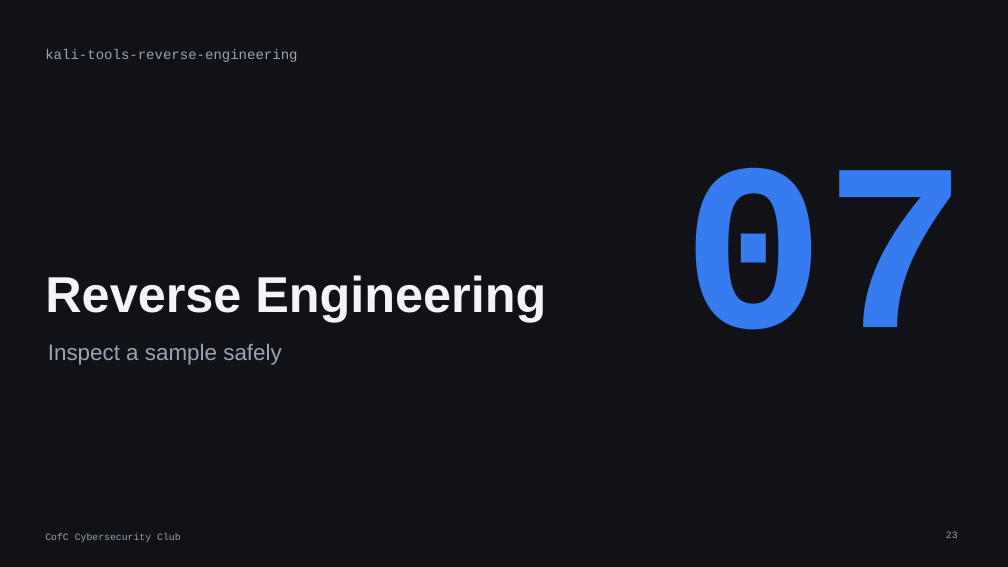
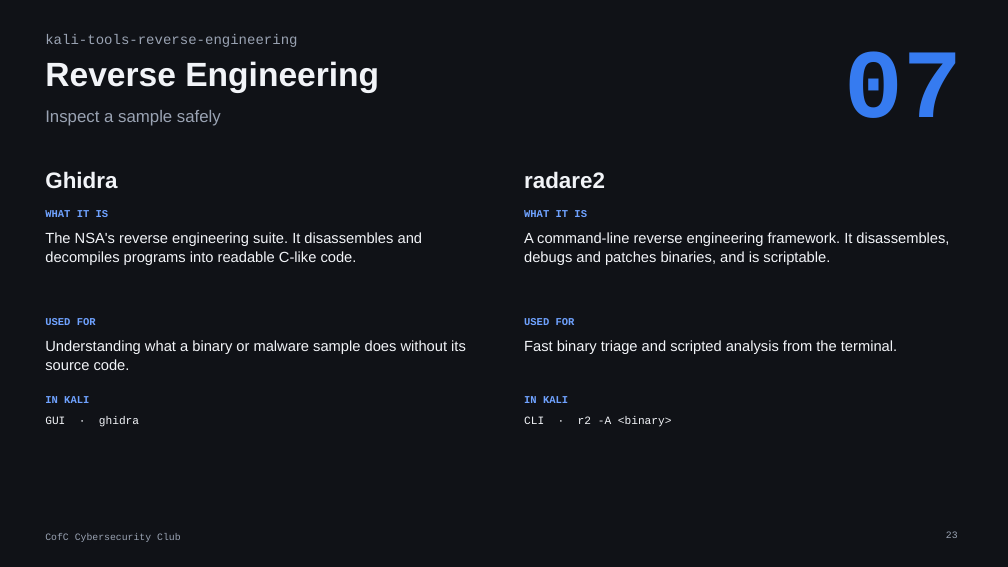
Before and after one commit to cofcsecurity/cofcsecurity.github.io, a slide deck: slide 23 of static/slides/22-kali-tools.pptx. Drawn at 1008x567 pixels with LibreOffice and Linux fonts; fonts in the diff are those of the drawing. Boxes give left, top, right and bottom in pixels: in the first picture for what was removed or moved away, otherwise in the second. Text is boxed around its words. In the diff, an @@ line names an element or a change of style, - is before the commit and + after.

Commit message:
Update Kali Linux Tools slides

```diff
--- a/static/slides/22-kali-tools.pptx
+++ b/static/slides/22-kali-tools.pptx
@@ text "07": place and size @@
-text "07" at (682,167,968,330)
+text "07" at (845,51,963,118)
@@ text "07" at (845,51,963,118): size 340 to 140 pt @@
@@ text "kali-tools-reverse-engineering": place and size @@
-text "kali-tools-reverse-engineering" at (45,49,297,62)
+text "kali-tools-reverse-engineering" at (45,34,297,47)
@@ text "Reverse Engineering": place and size @@
-text "Reverse Engineering" at (45,275,546,322)
+text "Reverse Engineering" at (45,61,379,92)
@@ text "Reverse Engineering" at (45,61,379,92): size 72 to 48 pt; vertical alignment bottom to top @@
@@ text "Inspect a sample safely": place and size @@
-text "Inspect a sample safely" at (48,344,281,365)
+text "Inspect a sample safely" at (45,110,221,126)
@@ text "Inspect a sample safely" at (45,110,221,126): size 32 to 24 pt @@
@@ text added at (45,171,117,189), 32 pt, text #F2F4F8, bold @@
+Ghidra
@@ text added at (524,171,605,189), 32 pt, text #F2F4F8, bold @@
+radare2
@@ text added at (45,210,109,217), 15 pt, text #6FA2FF, bold @@
+WHAT IT IS
@@ text added at (45,232,423,265), 21 pt, text #F2F4F8 @@
+The NSA's reverse engineering suite. It disassembles and decompiles programs into readable C-like code.
@@ text added at (524,210,587,217), 15 pt, text #6FA2FF, bold @@
+WHAT IT IS
@@ text added at (524,232,949,265), 21 pt, text #F2F4F8 @@
+A command-line reverse engineering framework. It disassembles, debugs and patches binaries, and is scriptable.
@@ text added at (45,318,96,325), 15 pt, text #6FA2FF, bold @@
+USED FOR
@@ text added at (524,318,575,325), 15 pt, text #6FA2FF, bold @@
+USED FOR
@@ text added at (45,340,466,370), 21 pt, text #F2F4F8 @@
+Understanding what a binary or malware sample does without its source code.
@@ text added at (524,340,897,354), 21 pt, text #F2F4F8 @@
+Fast binary triage and scripted analysis from the terminal.
@@ text added at (45,396,89,403), 15 pt, text #6FA2FF, bold @@
+IN KALI
@@ text added at (45,416,139,427), 16 pt, text #F2F4F8 @@
+GUI · ghidra
@@ text added at (524,396,568,403), 15 pt, text #6FA2FF, bold @@
+IN KALI
@@ text added at (524,416,672,427), 16 pt, text #F2F4F8 @@
+CLI · r2 -A <binary>
```
Also in this commit, not shown: 14 other slides changed, 1 slide removed.
